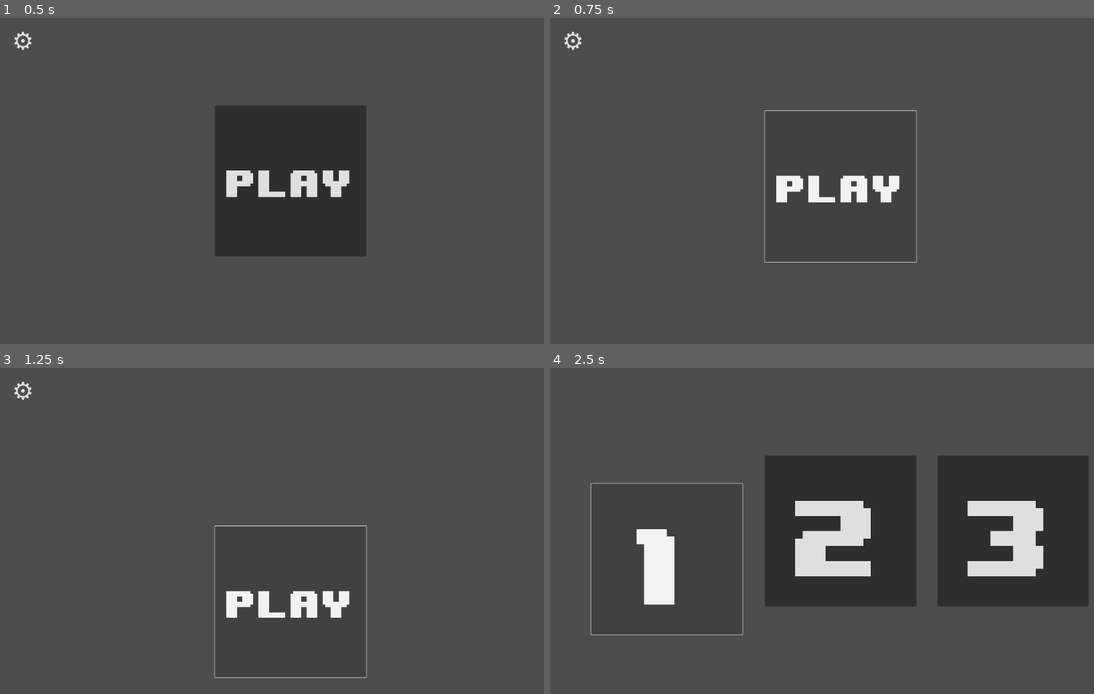
Above: before the commit, frames 1-4 (two rows, left to right).
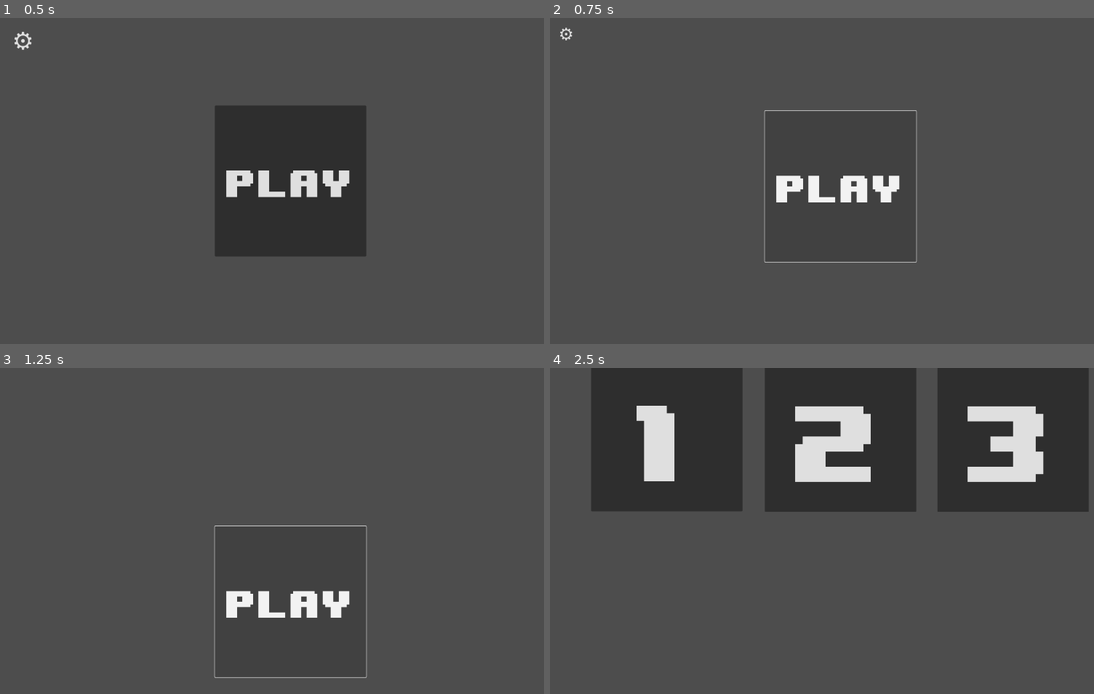
Above: after the commit, the same moments.

Repository: The-Pikmin-nerd/Kubix
Game: Godot game, scene res://Senes/Menus/MainMenu.tscn
Two runs of this game, one before a commit and one after it. Both use one fixed random seed, a clock stepped at 60 frames per second and the inputs below.
Inputs (mouse positions are in pixels of both pictures, inside the frame that each line leads up to):
- Up to frame 1 (0.5 s): no input
- Up to frame 2 (0.75 s): click "Play" at 0.5 s
- Up to frame 3 (1.25 s): no input
- Up to frame 4 (2.5 s): click "Play" at 1.25 s; click (664, 531) at 2 s, where only the run before the commit has a clickable "1"

Frame 1 is identical in both runs. In frame 2, 0.1% of the frame differs, in the area x 1-6%, y 2-10%; in frame 3, less than 0.1%; in frame 4, 45%, in the area x 7-99%, y 0-82%.

Commit message:
Add UI entry animations and refactor menu scripts
Introduces new scripts for animated UI elements in menus, including drop and slide-in effects for labels, buttons, and checkboxes. Refactors scene files to use these scripts and updates button interactions for smoother transitions. Also adjusts physics and timing for menu navigation and cleans up signal connections.

Diff:
--- a/kubix/Senes/Menus/LevelSelector1.tscn
+++ b/kubix/Senes/Menus/LevelSelector1.tscn
@@ -1,7 +1,8 @@
-[gd_scene load_steps=6 format=3 uid="uid://bfxg6eeyj3rhq"]
+[gd_scene load_steps=7 format=3 uid="uid://bfxg6eeyj3rhq"]
 
 [ext_resource type="FontFile" uid="uid://obhs67da4s2u" path="res://Assets/Fonts/8-BIT WONDER.TTF" id="1_k6kv7"]
 [ext_resource type="Script" uid="uid://doyoehggr2g1t" path="res://Senes/Menus/character_body_2d.gd" id="1_qumjf"]
+[ext_resource type="Script" uid="uid://c3am8wufel3ft" path="res://Senes/Menus/level_selector_1.gd" id="1_sfmyv"]
 [ext_resource type="Script" uid="uid://dcsrlksxra46x" path="res://Senes/Menus/character_body_2d_3.gd" id="3_sfmyv"]
 [ext_resource type="Script" uid="uid://bu0h4yrf68clf" path="res://Senes/Menus/character_body_2d_2.gd" id="4_j2ivi"]
 
@@ -15,6 +16,7 @@
 "
 
 [node name="Menu" type="Node2D"]
+script = ExtResource("1_sfmyv")
 
 [node name="CenterContainer" type="CenterContainer" parent="."]
 layout_direction = 4
@@ -68,6 +70,9 @@
 theme_override_font_sizes/font_size = 300
 text = "3"
 
+[connection signal="button_up" from="CenterContainer/ButtonAnimate1/1" to="." method="_on__button_up"]
 [connection signal="button_up" from="CenterContainer/ButtonAnimate1/1" to="CenterContainer/ButtonAnimate1" method="_on__button_up"]
+[connection signal="button_up" from="CenterContainer/ButtonAnimate2/2" to="." method="_on__button_up"]
 [connection signal="button_up" from="CenterContainer/ButtonAnimate2/2" to="CenterContainer/ButtonAnimate2" method="_on__button_up"]
+[connection signal="button_up" from="CenterContainer/ButtonAnimate3/3" to="." method="_on__button_up"]
 [connection signal="button_up" from="CenterContainer/ButtonAnimate3/3" to="CenterContainer/ButtonAnimate3" method="_on__button_up"]
--- a/kubix/Senes/Menus/MainMenu.tscn
+++ b/kubix/Senes/Menus/MainMenu.tscn
@@ -4,7 +4,7 @@
 
 [sub_resource type="GDScript" id="GDScript_p4ecl"]
 script/source = "extends CharacterBody2D
-const JUMP_VELOCITY = -400.0
+const JUMP_VELOCITY = -600.0
 var fall = 1
 
 func _physics_process(delta: float) -> void:
@@ -15,7 +15,7 @@
 func _on_button_button_up() -> void:
 
 	fall = 0
-	await get_tree().create_timer(1.4).timeout
+	await get_tree().create_timer(1.5).timeout
 	get_tree().change_scene_to_file(\"res://Senes/Menus/LevelSelector1.tscn\")
 "
 
@@ -25,19 +25,21 @@
 func _ready():
 	pass
 
-func _rotate_button():
+func _shrink_and_disappear() -> void:
 	var tween = create_tween()
 
-	# Fait un tour complet autour de son propre centre
-	tween.tween_property(self, \"rotation\", self.rotation + TAU, 0.5)\\
-		.set_trans(Tween.TRANS_LINEAR)
-
-	return tween.finished
+	# On réduit le bouton jusqu'à 0
+	tween.tween_property(self, \"scale\", Vector2.ZERO, 0.5)\\
+		.set_trans(Tween.TRANS_SINE).set_ease(Tween.EASE_IN_OUT)
 
 func _on_button_up() -> void:
-	await _rotate_button()
-	await _rotate_button()
+	await _shrink_and_disappear()
+	await get_tree().create_timer(0.4).timeout
 	get_tree().change_scene_to_file(\"res://Senes/Menus/SettingsMain.tscn\")
+
+
+func _on_button_button_up() -> void:
+	_shrink_and_disappear()
 "
 
 [node name="Menu" type="Node2D"]
@@ -57,16 +59,6 @@
 grow_horizontal = 2
 grow_vertical = 2
 
-[node name="Button" type="Button" parent="CharacterBody2D/CenterContainer"]
-custom_minimum_size = Vector2(500, 500)
-layout_mode = 2
-size_flags_horizontal = 6
-size_flags_vertical = 6
-theme_override_fonts/font = ExtResource("1_p4ecl")
-theme_override_font_sizes/font_size = 106
-text = "Play"
-script = SubResource("GDScript_lti8b")
-
 [node name="Settings2" type="Button" parent="CharacterBody2D/CenterContainer"]
 top_level = true
 custom_minimum_size = Vector2(152, 152)
@@ -79,5 +71,16 @@
 flat = true
 script = SubResource("GDScript_lti8b")
 
+[node name="Button" type="Button" parent="CharacterBody2D/CenterContainer"]
+custom_minimum_size = Vector2(500, 500)
+layout_mode = 2
+size_flags_horizontal = 6
+size_flags_vertical = 6
+theme_override_fonts/font = ExtResource("1_p4ecl")
+theme_override_font_sizes/font_size = 106
+text = "Play"
+script = SubResource("GDScript_lti8b")
+
+[connection signal="button_up" from="CharacterBody2D/CenterContainer/Settings2" to="CharacterBody2D/CenterContainer/Settings2" method="_on_button_up"]
 [connection signal="button_up" from="CharacterBody2D/CenterContainer/Button" to="CharacterBody2D" method="_on_button_button_up"]
-[connection signal="button_up" from="CharacterBody2D/CenterContainer/Settings2" to="CharacterBody2D/CenterContainer/Settings2" method="_on_button_up"]
+[connection signal="button_up" from="CharacterBody2D/CenterContainer/Button" to="CharacterBody2D/CenterContainer/Settings2" method="_on_button_button_up"]
--- a/kubix/Senes/Menus/SettingsMain.tscn
+++ b/kubix/Senes/Menus/SettingsMain.tscn
@@ -1,6 +1,8 @@
-[gd_scene load_steps=2 format=3 uid="uid://c67goa1wcx5a2"]
+[gd_scene load_steps=4 format=3 uid="uid://c67goa1wcx5a2"]
 
 [ext_resource type="FontFile" uid="uid://obhs67da4s2u" path="res://Assets/Fonts/8-BIT WONDER.TTF" id="1_rj518"]
+[ext_resource type="Script" uid="uid://ddsi6b67sx5d1" path="res://Senes/Menus/label.gd" id="2_hrwdj"]
+[ext_resource type="Script" uid="uid://claxvt6jfldl3" path="res://Senes/Menus/node_2d.gd" id="3_5bda4"]
 
 [node name="SettingsMain" type="Node2D"]
 
@@ -11,15 +13,19 @@
 theme_override_font_sizes/font_size = 90
 text = "Settings"
 horizontal_alignment = 1
+script = ExtResource("2_hrwdj")
 
 [node name="CenterContainer" type="CenterContainer" parent="."]
 offset_right = 1920.0
 offset_bottom = 1080.0
 
-[node name="Ui annimations" type="CheckButton" parent="."]
+[node name="Node2D" type="Node2D" parent="."]
+script = ExtResource("3_5bda4")
+
+[node name="Ui annimations" type="CheckButton" parent="Node2D"]
 custom_minimum_size = Vector2(-0.105, 0)
 layout_direction = 4
-anchors_preset = -1
+anchors_preset = 1
 anchor_left = 1.0
 anchor_right = 1.0
 offset_left = 144.0
@@ -33,10 +39,10 @@
 button_pressed = true
 text = "Ui Annimations"
 
-[node name="MUSIC" type="CheckButton" parent="."]
+[node name="MUSIC" type="CheckButton" parent="Node2D"]
 custom_minimum_size = Vector2(-0.105, 0)
 layout_direction = 4
-anchors_preset = -1
+anchors_preset = 1
 anchor_left = 1.0
 anchor_right = 1.0
 offset_left = 144.0
@@ -50,10 +56,10 @@
 button_pressed = true
 text = "Music"
 
-[node name="SFX" type="CheckButton" parent="."]
+[node name="SFX" type="CheckButton" parent="Node2D"]
 custom_minimum_size = Vector2(-0.105, 0)
 layout_direction = 4
-anchors_preset = -1
+anchors_preset = 1
 anchor_left = 1.0
 anchor_right = 1.0
 offset_left = 144.0
--- /dev/null
+++ b/kubix/Senes/Menus/center_container.gd
@@ -0,0 +1,20 @@
+extends CenterContainer
+
+func _ready() -> void:
+	_play_fall_from_sky()
+
+func _play_fall_from_sky() -> void:
+	for child in get_children():
+		if child is Control:
+			var tween = create_tween()
+
+			# Commence au-dessus de sa position normale
+			var start_position = child.position + Vector2(0, -200)
+			child.position = start_position
+			child.modulate.a = 1  # invisible au départ
+
+			# Descend vers la position normale + fade in
+			tween.tween_property(child, "position", child.position + Vector2(0, 200), 1.0)\
+				.set_trans(Tween.TRANS_SINE).set_ease(Tween.EASE_OUT)
+			tween.tween_property(child, "modulate:a", 1.0, 1.0)\
+				.set_trans(Tween.TRANS_SINE).set_ease(Tween.EASE_IN)
--- a/kubix/Senes/Menus/character_body_2d.gd
+++ b/kubix/Senes/Menus/character_body_2d.gd
@@ -11,3 +11,4 @@
 func _on__button_up() -> void:
 	fall = 0
 	await get_tree().create_timer(1.4).timeout
+	queue_free()
--- a/kubix/Senes/Menus/character_body_2d_2.gd
+++ b/kubix/Senes/Menus/character_body_2d_2.gd
@@ -11,3 +11,4 @@
 func _on__button_up() -> void:
 	fall = 0
 	await get_tree().create_timer(1.4).timeout
+	queue_free()
--- a/kubix/Senes/Menus/character_body_2d_3.gd
+++ b/kubix/Senes/Menus/character_body_2d_3.gd
@@ -11,3 +11,4 @@
 func _on__button_up() -> void:
 	fall = 0
 	await get_tree().create_timer(1.4).timeout
+	queue_free()
--- /dev/null
+++ b/kubix/Senes/Menus/label.gd
@@ -0,0 +1,18 @@
+extends Label
+
+func _ready() -> void:
+	_play_drop_entry()
+
+func _play_drop_entry() -> void:
+	var tween = create_tween()
+
+	# Commence au-dessus de sa position finale
+	var start_position = position + Vector2(0, -100)
+	position = start_position
+	modulate.a = 1  # commence invisible
+
+	# Descend vers la position normale + fade in
+	tween.tween_property(self, "position", position - Vector2(0, -100), 0.5)\
+		.set_trans(Tween.TRANS_SINE).set_ease(Tween.EASE_OUT)
+	tween.tween_property(self, "modulate:a", 1.0, 0.5)\
+		.set_trans(Tween.TRANS_SINE).set_ease(Tween.EASE_IN)
--- /dev/null
+++ b/kubix/Senes/Menus/level_selector_1.gd
@@ -0,0 +1,32 @@
+extends Node2D
+
+func _ready() -> void:
+	_play_fall_from_sky()
+
+func _play_fall_from_sky() -> void:
+	for child in get_children():
+		if child is Control:
+			var tween = create_tween()
+
+			# Commence au-dessus de sa position normale
+			var start_position = child.position + Vector2(0, -800)
+			child.position = start_position
+			child.modulate.a = 1  # invisible au départ
+
+			# Descend vers la position normale + fade in
+			tween.tween_property(child, "position", child.position + Vector2(0, 800), 1.0)\
+				.set_trans(Tween.TRANS_SINE).set_ease(Tween.EASE_OUT)
+			tween.tween_property(child, "modulate:a", 1.0, 1.0)\
+				.set_trans(Tween.TRANS_SINE).set_ease(Tween.EASE_IN)
+
+
+func _shrink_and_disappear() -> void:
+	var tween = create_tween()
+
+	# On réduit le bouton jusqu'à 0
+	tween.tween_property(self, "scale", Vector2.ZERO, 0.5)\
+		.set_trans(Tween.TRANS_SINE).set_ease(Tween.EASE_IN_OUT)
+
+func _on__button_up() -> void:
+	await get_tree().create_timer(1.5).timeout
+	_shrink_and_disappear()
--- /dev/null
+++ b/kubix/Senes/Menus/music.gd
@@ -0,0 +1,18 @@
+extends CheckButton
+
+func _ready() -> void:
+	_play_slide_in()
+
+func _play_slide_in() -> void:
+	var tween = create_tween()
+
+	# Commence à gauche hors de l'écran (-300 pixels)
+	var start_position = position + Vector2(-300, 0)
+	position = start_position
+	modulate.a = 1 # commence invisible
+
+	# Animation : glisse vers la position normale + fade in
+	tween.tween_property(self, "position", position - Vector2(-300, 0), 0.6)\
+		.set_trans(Tween.TRANS_SINE).set_ease(Tween.EASE_OUT)
+	tween.tween_property(self, "modulate:a", 1.0, 0.6)\
+		.set_trans(Tween.TRANS_SINE).set_ease(Tween.EASE_IN)
--- /dev/null
+++ b/kubix/Senes/Menus/node_2d.gd
@@ -0,0 +1,18 @@
+extends Node2D
+
+func _ready() -> void:
+	_play_slide_in()
+
+func _play_slide_in() -> void:
+	var tween = create_tween()
+
+	# Commence à gauche hors de l'écran (-300 pixels)
+	var start_position = position + Vector2(-300, 0)
+	position = start_position
+	modulate.a = 1
+
+	# Animation : glisse vers la position normale + fade in
+	tween.tween_property(self, "position", position - Vector2(-300, 0), 0.6)\
+		.set_trans(Tween.TRANS_SINE).set_ease(Tween.EASE_OUT)
+	tween.tween_property(self, "modulate:a", 1.0, 0.6)\
+		.set_trans(Tween.TRANS_SINE).set_ease(Tween.EASE_IN)
--- /dev/null
+++ b/kubix/Senes/Menus/settings_main.gd
@@ -0,0 +1,20 @@
+extends Node2D
+
+
+# Called when the node enters the scene tree for the first time.
+func _ready():
+	_play_entry_animation()
+
+func _play_entry_animation() -> void:
+	var tween = create_tween()
+
+	# Commencer en dehors de l'écran (exemple : décalage vers la gauche)
+	var start_position = position + Vector2(-300, 0)
+	position = start_position
+	modulate.a = 0  # commence invisible
+
+	# Animation : glisse vers la position normale + fade in
+	tween.tween_property(self, "position", position - Vector2(-300, 0), 0.5)\
+		.set_trans(Tween.TRANS_SINE).set_ease(Tween.EASE_OUT)
+	tween.tween_property(self, "modulate:a", 1.0, 0.5)\
+		.set_trans(Tween.TRANS_SINE).set_ease(Tween.EASE_IN)
--- /dev/null
+++ b/kubix/Senes/Menus/sfx.gd
@@ -0,0 +1,18 @@
+extends CheckButton
+
+func _ready() -> void:
+	_play_slide_in()
+
+func _play_slide_in() -> void:
+	var tween = create_tween()
+
+	# Commence à gauche hors de l'écran (-300 pixels)
+	var start_position = position + Vector2(-300, 0)
+	position = start_position
+	modulate.a = 1  # commence invisible
+
+	# Animation : glisse vers la position normale + fade in
+	tween.tween_property(self, "position", position - Vector2(-300, 0), 0.6)\
+		.set_trans(Tween.TRANS_SINE).set_ease(Tween.EASE_OUT)
+	tween.tween_property(self, "modulate:a", 1.0, 0.6)\
+		.set_trans(Tween.TRANS_SINE).set_ease(Tween.EASE_IN)
--- /dev/null
+++ b/kubix/Senes/Menus/ui_annimations.gd
@@ -0,0 +1,18 @@
+extends CheckButton
+
+func _ready() -> void:
+	_play_slide_in()
+
+func _play_slide_in() -> void:
+	var tween = create_tween()
+
+	# Commence à gauche hors de l'écran (-300 pixels)
+	var start_position = position + Vector2(-300, 0)
+	position = start_position
+	modulate.a = 1  # commence invisible
+
+	# Animation : glisse vers la position normale + fade in
+	tween.tween_property(self, "position", position - Vector2(-300, 0), 0.6)\
+		.set_trans(Tween.TRANS_SINE).set_ease(Tween.EASE_OUT)
+	tween.tween_property(self, "modulate:a", 1.0, 0.6)\
+		.set_trans(Tween.TRANS_SINE).set_ease(Tween.EASE_IN)
Not shown, added: kubix/Senes/Menus/center_container.gd.uid
Not shown, added: kubix/Senes/Menus/label.gd.uid
Not shown, added: kubix/Senes/Menus/level_selector_1.gd.uid
Not shown, added: kubix/Senes/Menus/music.gd.uid
Not shown, added: kubix/Senes/Menus/node_2d.gd.uid
Not shown, added: kubix/Senes/Menus/settings_main.gd.uid
Not shown, added: kubix/Senes/Menus/sfx.gd.uid
Not shown, added: kubix/Senes/Menus/ui_annimations.gd.uid
